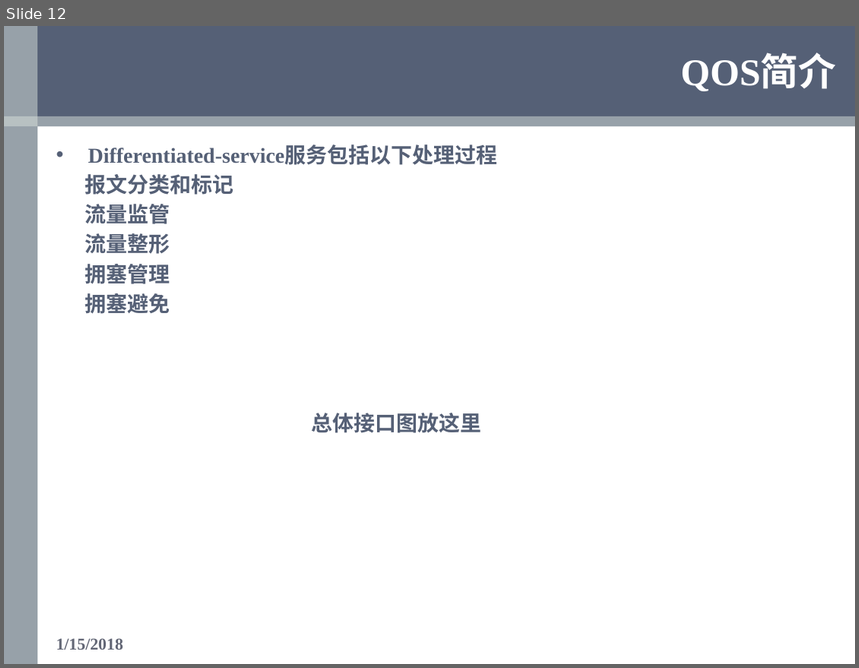
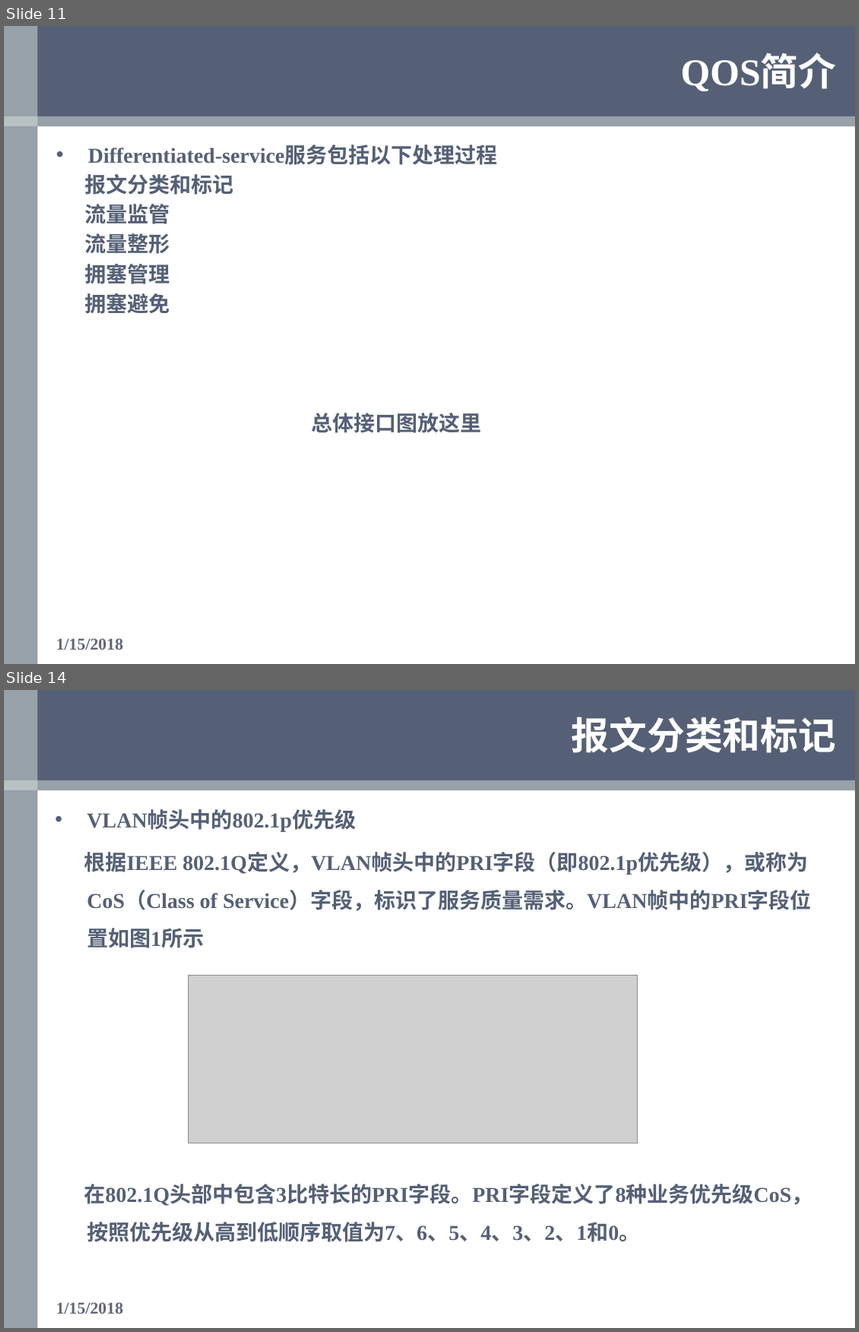
Before and after one commit to OOCC/PlanGIt, a slide deck: Personal/xueyu/Work/银河风云/QOS/QOS学习报告—薛雨.pptx. Shown one above the other, each under a label of ours: slide 12 before the commit, slides 11 and 14 after it; the slides between them are not shown. The pictures are 859x668 and 859x1332 pixels, drawn with LibreOffice and Linux fonts; fonts in the diff are those of the drawing; grey boxes stand for pictures; background and template pictures are left out. Boxes give left, top, right and bottom in pixels: in the first picture for what was removed or moved away, otherwise in the second. Text is boxed around its words. In the diff, an @@ line names an element or a change of style, - is before the commit and + after.

```diff
--- a/Personal/xueyu/Work/银河风云/QOS/QOS学习报告—薛雨.pptx
+++ b/Personal/xueyu/Work/银河风云/QOS/QOS学习报告—薛雨.pptx
@@ slide 14 added at (x1=4, y1=690, x2=855, y2=1328), background #FFFFFF; not listed: 4 template elements that a slide beside it also shows @@
@@ title added at (x1=572, y1=717, x2=837, y2=753), 32 pt, text #FFFFFF, bold @@
+报文分类和标记
@@ text added at (x1=84, y1=811, x2=813, y2=1243), 18 pt, text #556076, bold @@
+• VLAN帧头中的802.1p优先级
+根据IEEE 802.1Q定义，VLAN帧头中的PRI字段（即802.1p优先级），或称为CoS（Class of Service）字段，标识了服务质量需求。VLAN帧中的PRI字段位置如图1所示
+在802.1Q头部中包含3比特长的PRI字段。PRI字段定义了8种业务优先级CoS，按照优先级从高到低顺序取值为7、6、5、4、3、2、1和0。
@@ picture added at (x1=189, y1=976, x2=638, y2=1144) @@
@@ text added at (x1=56, y1=1303, x2=123, y2=1314), 14 pt, text #626675, bold @@
+1/15/2018
@@ what was slide 12 is now slide 11 @@
```
Also in this commit, not shown: 11 slides changed, 14 other slides added, 28 slides removed.
